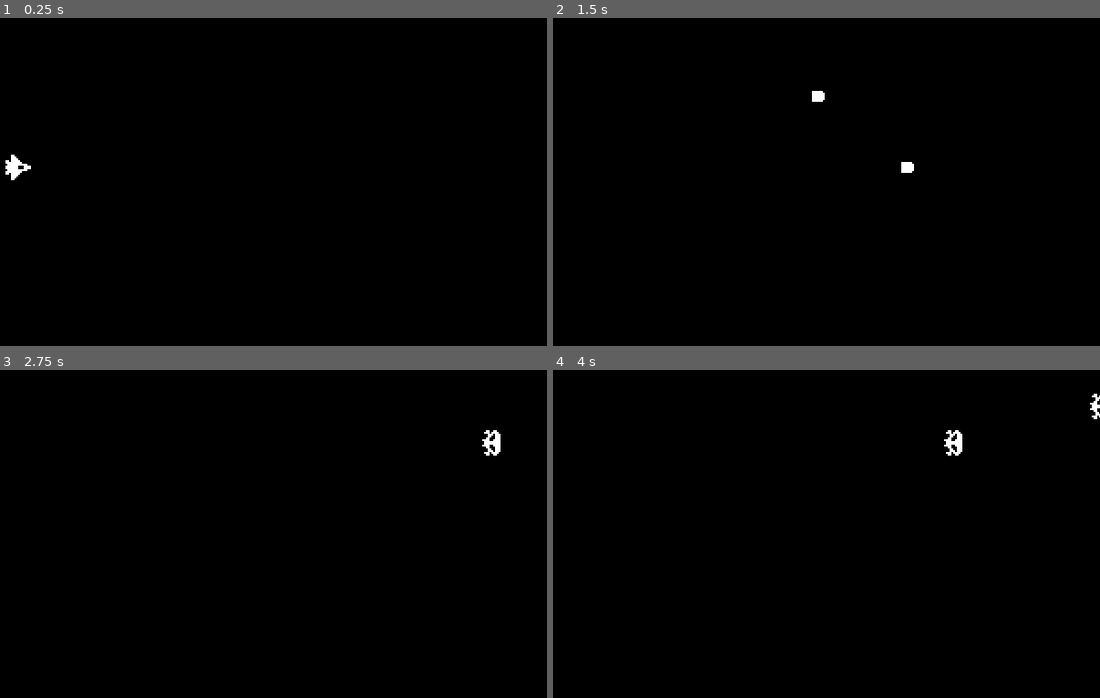
Above: before the commit, frames 1-4 (two rows, left to right).
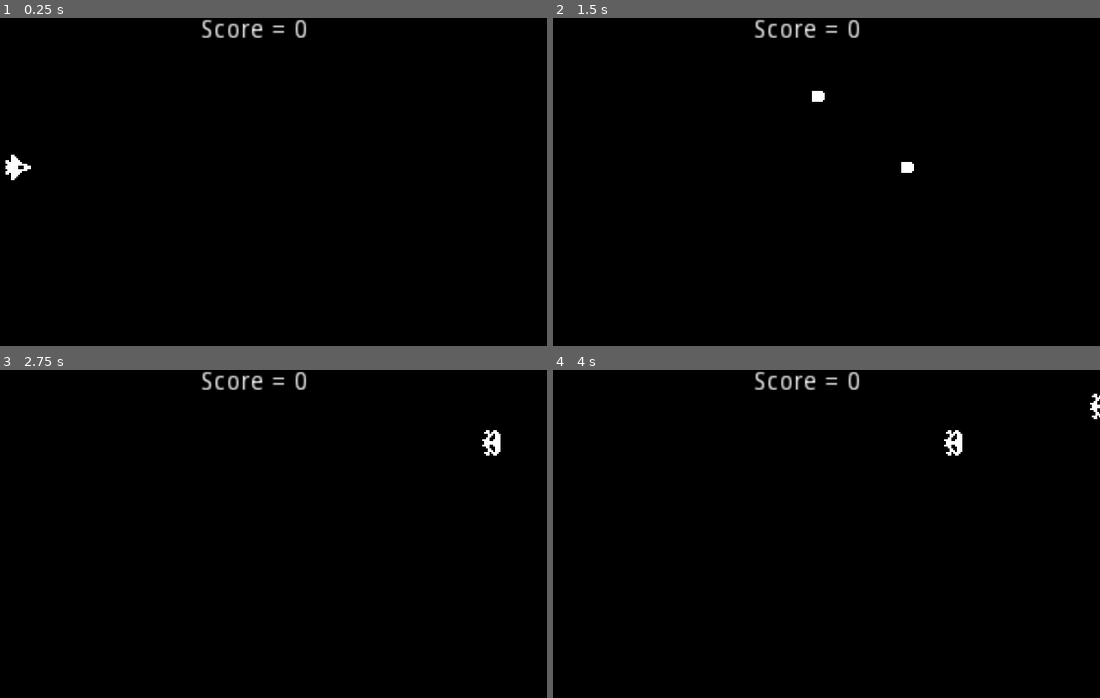
Above: after the commit, the same moments.

Repository: defvova/space_shooter
Game: Godot game, scene res://src/Levels/Level.tscn
Two runs of this game, one before a commit and one after it. Both use one fixed random seed, a clock stepped at 60 frames per second and the inputs below.
Inputs:
- Up to frame 1 (0.25 s): no input
- Up to frame 2 (1.5 s): tap Enter (ui_accept) at 0.5, 0.77 s; hold Up (ui_up) 0.53-1.28 s; hold Down (ui_down) from 1.28 s (still down)
- Up to frame 3 (2.75 s): tap Enter (ui_accept) at 1.52 s; release Down (ui_down) at 2.03 s; hold Up (ui_up) from 2.03 s (still down)
- Up to frame 4 (4 s): tap Enter (ui_accept) at 3.02, 3.77 s; release Up (ui_up) at 3.53 s; hold Down (ui_down) from 3.53 s (still down)

The runs differ from the first frame. In frame 1, 0.4% of the frame differs, in the area x 36-56%, y 0-7%; in frame 2, 0.4%; in frame 3, 0.4%; in frame 4, 0.4%.

Commit message:
Custom signal to update score label

Diff:
--- a/src/Actors/Enemy/Enemy.gd
+++ b/src/Actors/Enemy/Enemy.gd
@@ -2,6 +2,14 @@
 
 export (int) var SPEED = 40
 export (int) var ARMOR = 3
+
+signal score_up
+
+func _ready() -> void:
+	var main = get_tree().current_scene
+
+	if main.is_in_group('Level'):
+		connect('score_up', main, '_on_Enemy_score_up')
 
 func _process(delta: float) -> void:
 	position.x -= SPEED * delta
@@ -11,4 +19,5 @@
 
 	ARMOR -= 1
 	if ARMOR <= 0:
+		emit_signal('score_up')
 		queue_free()
--- a/src/Actors/Player/Player.gd
+++ b/src/Actors/Player/Player.gd
@@ -1,8 +1,8 @@
 extends KinematicBody2D
 
-export (int) var SPEED = 100
+export (int) var SPEED: int = 100
 
-var Bullet = preload('res://src/Actors/Player/Bullet.tscn')
+var Bullet: Object = preload('res://src/Actors/Player/Bullet.tscn')
 var velocity: Vector2 = Vector2.ZERO
 
 func get_inputs() -> void:
--- /dev/null
+++ b/src/Levels/Level.gd
@@ -0,0 +1,12 @@
+extends Node
+
+var score: int = 0 setget set_score
+
+onready var score_label = $ScoreLabel
+
+func set_score(value) -> void:
+	score = value
+	score_label.text = 'Score = ' + str(score)
+
+func _on_Enemy_score_up() -> void:
+	score += 10
--- a/src/Levels/Level.tscn
+++ b/src/Levels/Level.tscn
@@ -1,9 +1,13 @@
-[gd_scene load_steps=3 format=2]
+[gd_scene load_steps=4 format=2]
 
 [ext_resource path="res://src/Actors/Player/Player.tscn" type="PackedScene" id=1]
 [ext_resource path="res://src/Actors/Enemy/EnemySpawner.tscn" type="PackedScene" id=2]
+[ext_resource path="res://src/Levels/Level.gd" type="Script" id=3]
 
-[node name="Level" type="Node"]
+[node name="Level" type="Node" groups=[
+"Level",
+]]
+script = ExtResource( 3 )
 
 [node name="Background" type="ColorRect" parent="."]
 anchor_right = 1.0
@@ -19,3 +23,12 @@
 
 [node name="EnemySpawner" parent="." instance=ExtResource( 2 )]
 position = Vector2( 320, 0 )
+
+[node name="ScoreLabel" type="Label" parent="."]
+margin_right = 320.0
+margin_bottom = 14.0
+text = "Score = 0"
+align = 1
+__meta__ = {
+"_edit_use_anchors_": false
+}
